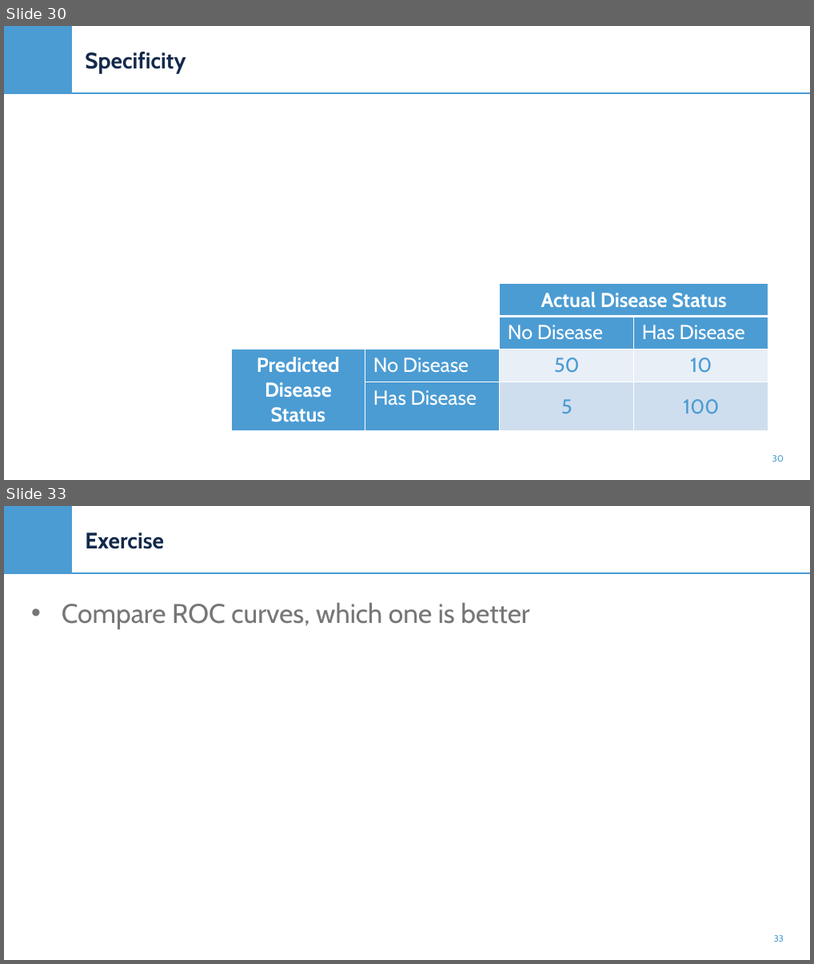
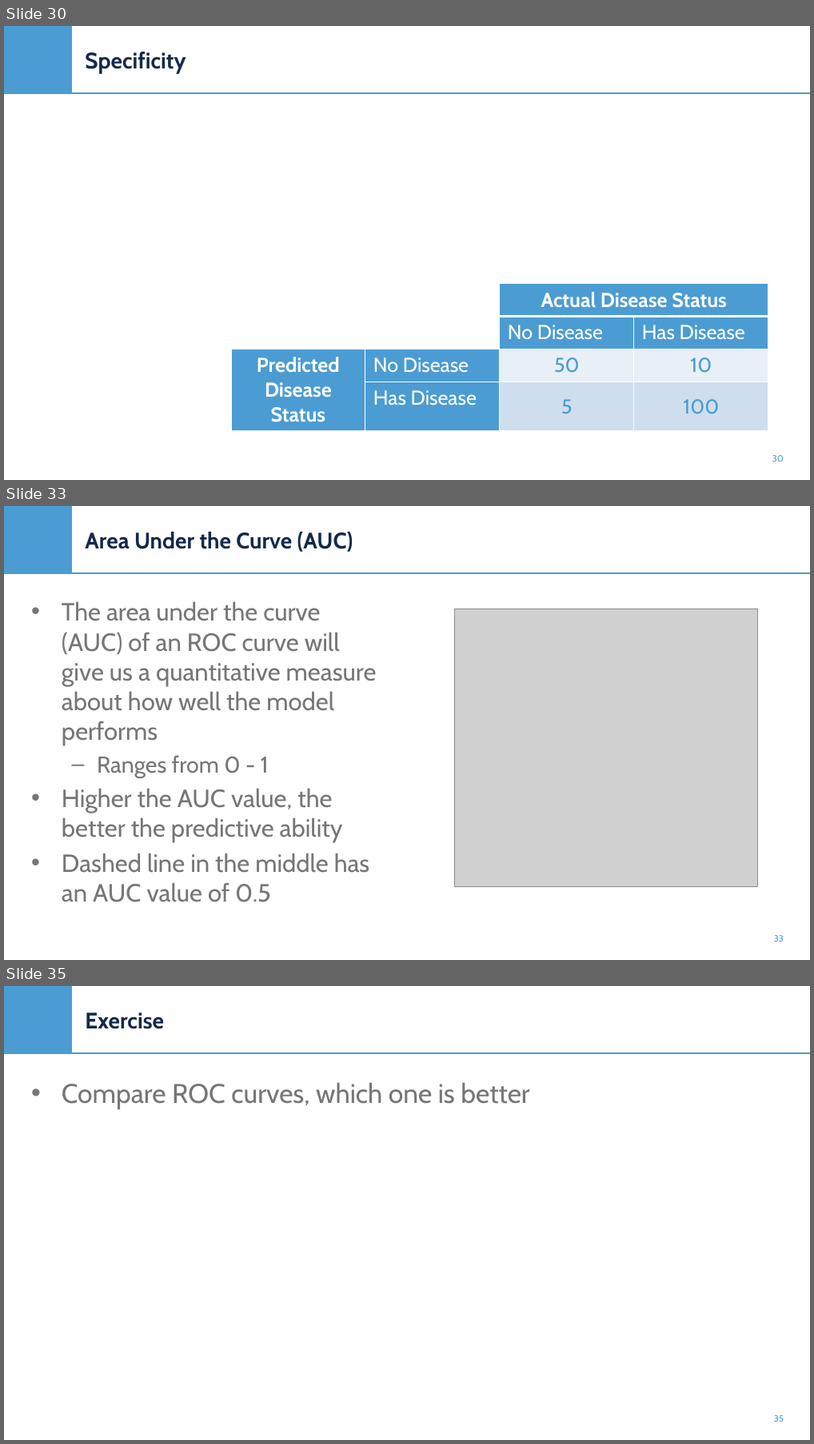
Before and after one commit to e-cui/ENABLE-HiDAV-Online-Modules, a slide deck: Data Mining Modules/Presentations/Predictive Analysis.pptx. Shown one above the other, each under a label of ours: slides 30 and 33 before the commit, slides 30, 33 and 35 after it; the slides between them are not shown. The pictures are 814x964 and 814x1444 pixels, drawn with LibreOffice and Linux fonts; fonts in the diff are those of the drawing; grey boxes stand for pictures; background and template pictures are left out. Boxes give left, top, right and bottom in pixels: in the first picture for what was removed or moved away, otherwise in the second. Text is boxed around its words. In the diff, an @@ line names an element or a change of style, - is before the commit and + after.

Commit message:
Update Predictive Analysis.pptx
Added content about sensitivity, specificty, and ROC curves

```diff
--- a/Data Mining Modules/Presentations/Predictive Analysis.pptx
+++ b/Data Mining Modules/Presentations/Predictive Analysis.pptx
@@ slide 33 added at box(4, 506, 810, 960), background picture (left out); not listed: 2 template elements that a slide beside it also shows @@
@@ title added at box(85, 532, 354, 552), 20 pt, text #13294B, bold @@
+Area Under the Curve (AUC)
@@ text added at box(62, 601, 377, 902), 22.2 pt, text #767676 @@
+• The area under the curve (AUC) of an ROC curve will give us a quantitative measure about how well the model performs
+  – Ranges from 0 - 1
+• Higher the AUC value, the better the predictive ability
+• Dashed line in the middle has an AUC value of 0.5
@@ picture added at box(454, 609, 758, 887) @@
@@ page number added at box(774, 935, 784, 941), 8 pt, text #4B9CD3 @@
+33
@@ what was slide 33 is now slide 35 @@
```
Also in this commit, not shown: 5 slides changed, 1 other slide added.
